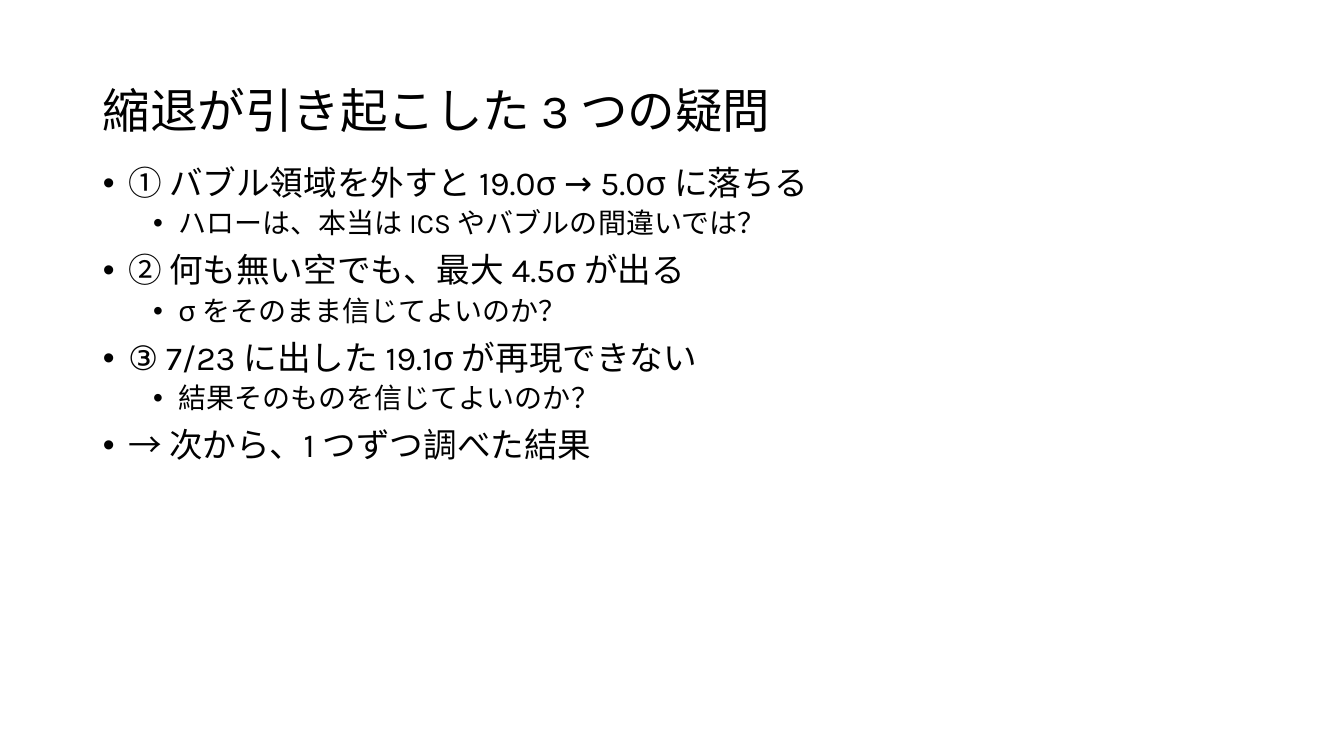
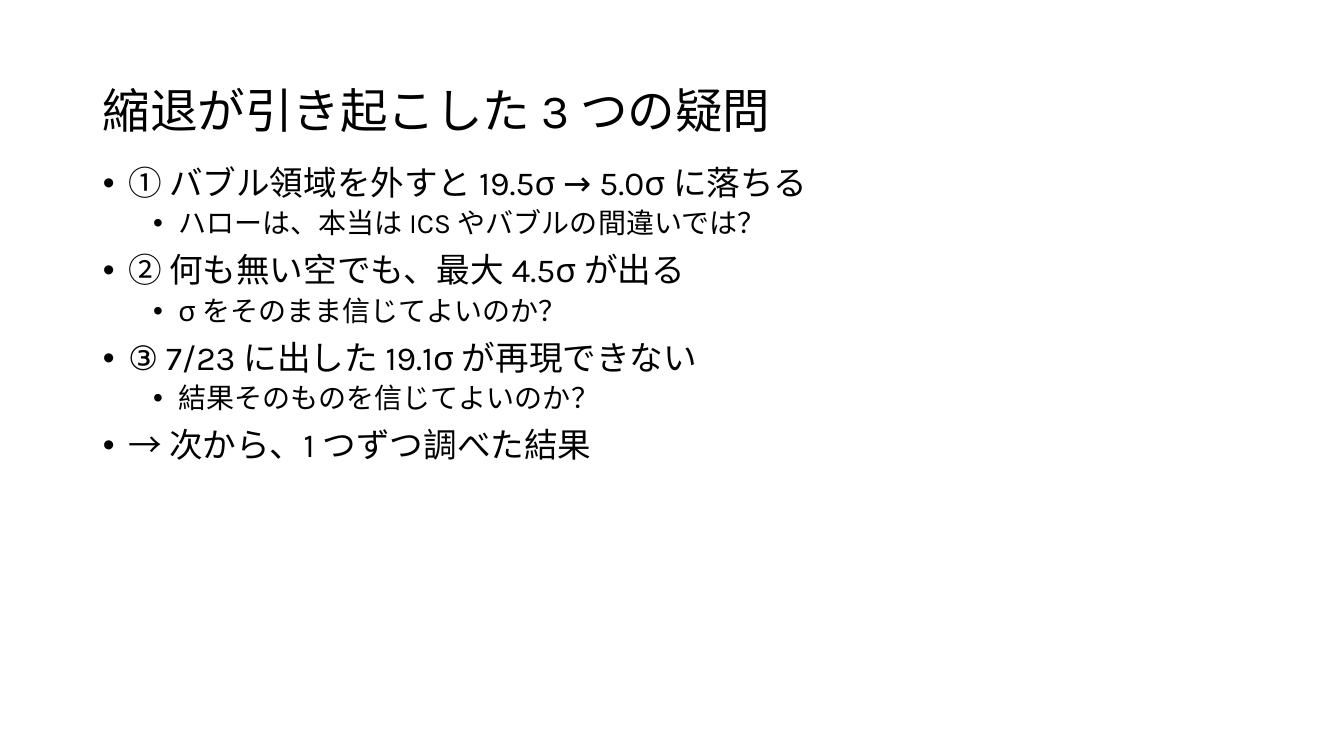
Before and after one commit to Mikann20041029/darkmatter-slides, a slide deck: slide 13 of slides/2026-10-02_研究進捗報告_claude.pptx. Drawn at 1344x756 pixels with LibreOffice and Linux fonts; fonts in the diff are those of the drawing. Boxes give left, top, right and bottom in pixels: in the first picture for what was removed or moved away, otherwise in the second. Text is boxed around its words. In the diff, an @@ line names an element or a change of style, - is before the commit and + after.

```diff
--- a/slides/2026-10-02_研究進捗報告_claude.pptx
+++ b/slides/2026-10-02_研究進捗報告_claude.pptx
@@ text at (x1=128, y1=166, x2=807, y2=198): text changed @@
-• ① バブル領域を外すと 19.0σ → 5.0σ に落ちる
+• ① バブル領域を外すと 19.5σ → 5.0σ に落ちる
```
Also in this commit, not shown: 13 other slides changed, 34 other files.
